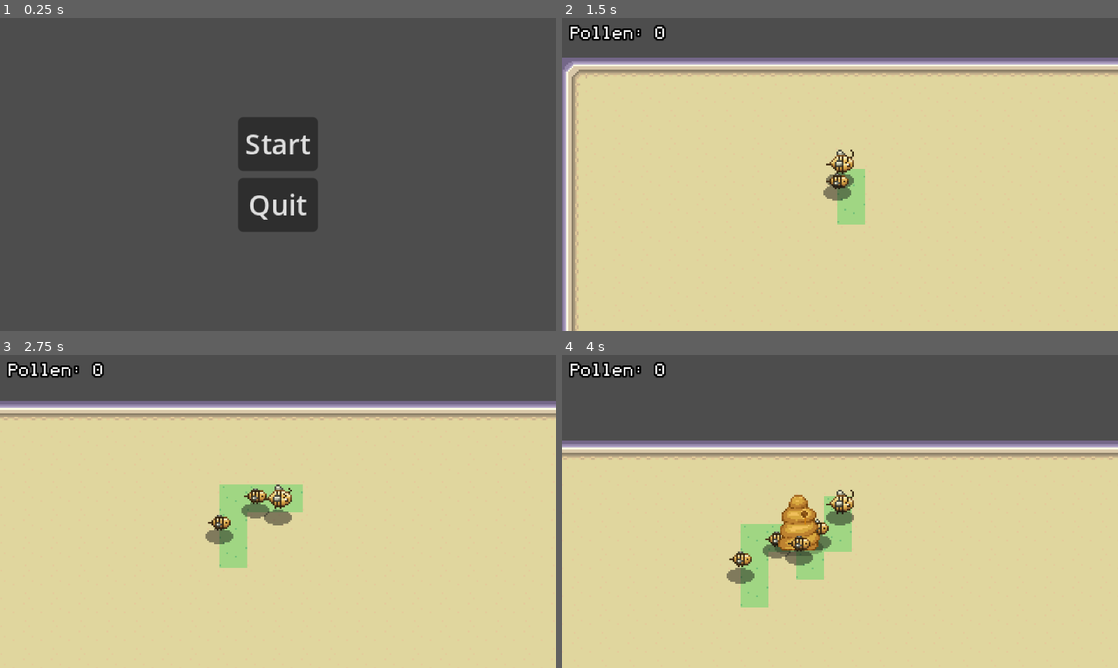
Above: before the commit, frames 1-4 (two rows, left to right).
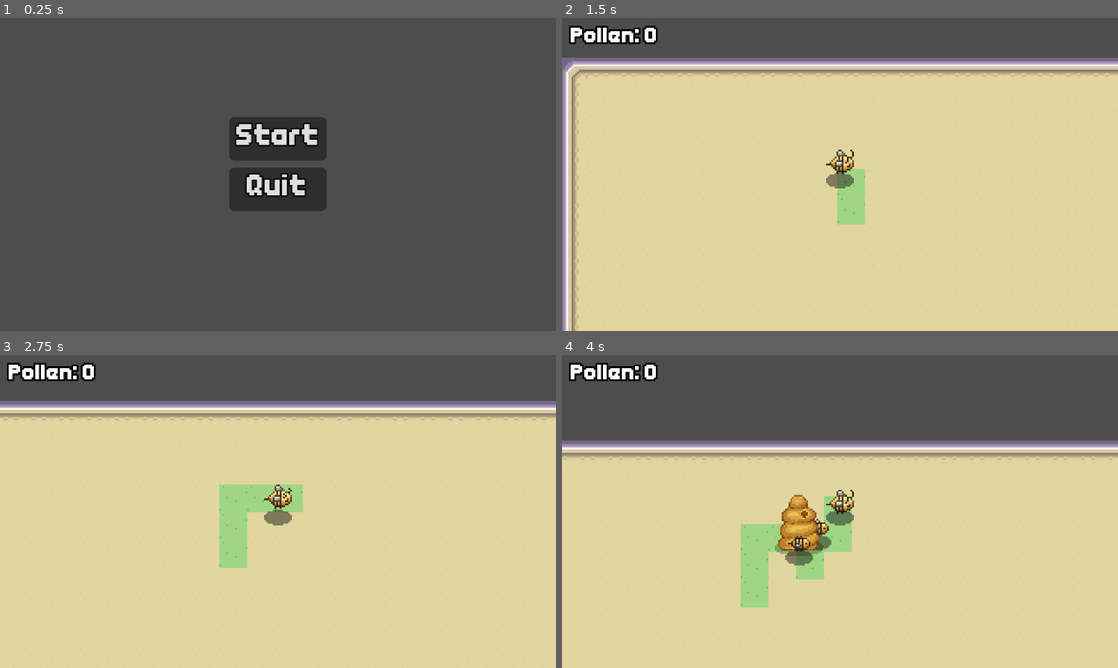
Above: after the commit, the same moments.

Repository: takanazwa5/HelloGameJam2025
Game: Godot game, scene res://scenes/main/main.tscn
Two runs of this game, one before a commit and one after it. Both use one fixed random seed, a clock stepped at 60 frames per second and the inputs below.
Inputs (mouse positions are in pixels of both pictures, inside the frame that each line leads up to):
- Up to frame 1 (0.25 s): no input
- Up to frame 2 (1.5 s): click "Start" at 0.5 s; move the mouse to (962, 158) at 1.27 s; hold 1 (SpawnBee) from 1.28 s (still down)
- Up to frame 3 (2.75 s): move the mouse to (166, 527) at 2.02 s; release 1 (SpawnBee) at 2.03 s; tap 1 (SpawnBee) at 2.1 s
- Up to frame 4 (4 s): move the mouse to (895, 442) at 2.77 s; hold 2 (SpawnBeeHive) 2.78-3.53 s; tap 1 (SpawnBee) at 3.05, 3.6 s; move the mouse to (812, 574) at 3.52 s

The runs differ from the first frame. In frame 1, 4.0% of the frame differs, in the area x 41-59%, y 31-69%; in frame 2, 1.0%; in frame 3, 1.4%; in frame 4, 1.3%.
Error before the commit: Invalid access to property or key 'position' on a base object of type 'Nil'. (res://features/Bee/worker_bee.gd:31)

Commit message:
Updated fonts and player error

Diff:
--- /dev/null
+++ b/features/game_user_interface/text_theme.tres
@@ -0,0 +1,3 @@
+[gd_resource type="Theme" format=3 uid="uid://cm37o3adj8ofv"]
+
+[resource]
--- a/features/game_user_interface/user_interface.tscn
+++ b/features/game_user_interface/user_interface.tscn
@@ -1,10 +1,11 @@
 [gd_scene load_steps=4 format=3 uid="uid://dew7m6ikx6mwt"]
 
-[ext_resource type="Script" uid="uid://xix6b1ncpie3" path="res://features/game_user_interface/user_interface.gd" id="1_s88id"]
-[ext_resource type="FontFile" uid="uid://c2x327cv7voqq" path="res://Fonts/Pixel (47)/Coder's Crux.otf" id="2_eg8ul"]
+[ext_resource type="Script" path="res://features/game_user_interface/user_interface.gd" id="1_s88id"]
+[ext_resource type="FontFile" uid="uid://f5d8tjls3c6w" path="res://Fonts/Pixel (47)/Endless Boss Battle.ttf" id="2_eg8ul"]
 
 [sub_resource type="LabelSettings" id="LabelSettings_pw3wt"]
 font = ExtResource("2_eg8ul")
+font_size = 12
 outline_size = 4
 outline_color = Color(0, 0, 0, 1)
 
@@ -30,5 +31,6 @@
 unique_name_in_owner = true
 layout_mode = 2
 size_flags_vertical = 1
+theme_override_fonts/font = ExtResource("2_eg8ul")
 text = "Pollen:"
 label_settings = SubResource("LabelSettings_pw3wt")
--- a/features/main_menu/main_menu.tscn
+++ b/features/main_menu/main_menu.tscn
@@ -1,6 +1,7 @@
-[gd_scene load_steps=2 format=3 uid="uid://bubjpywovpeuc"]
+[gd_scene load_steps=3 format=3 uid="uid://bubjpywovpeuc"]
 
 [ext_resource type="Script" uid="uid://c7g3yr0yusxps" path="res://features/main_menu/main_menu.gd" id="1_nya6c"]
+[ext_resource type="FontFile" uid="uid://f5d8tjls3c6w" path="res://Fonts/Pixel (47)/Endless Boss Battle.ttf" id="2_tchvw"]
 
 [node name="MainMenu" type="Control"]
 layout_mode = 3
@@ -28,9 +29,13 @@
 [node name="StartButton" type="Button" parent="VBoxContainer"]
 unique_name_in_owner = true
 layout_mode = 2
+theme_override_constants/outline_size = 3
+theme_override_fonts/font = ExtResource("2_tchvw")
 text = "Start"
 
 [node name="QuitButton" type="Button" parent="VBoxContainer"]
 unique_name_in_owner = true
 layout_mode = 2
+theme_override_constants/outline_size = 3
+theme_override_fonts/font = ExtResource("2_tchvw")
 text = "Quit"
--- a/features/player/player.gd
+++ b/features/player/player.gd
@@ -3,9 +3,6 @@
 
 const MAX_SPEED: float = 50.0
 const ACCELERATION: float = 1.0
-
-
-
 
 var pollen: int = 100:
 	set(value):
--- a/scenes/game/game.gd
+++ b/scenes/game/game.gd
@@ -17,7 +17,7 @@
 
 
 func _unhandled_input(event: InputEvent) -> void:
-	if event.is_action_pressed(&"SpawnBee"):
+	if event.is_action_pressed(&"SpawnBee") && hives.size() > 0:
 		var new_bee = BEE.instantiate()
 		add_child(new_bee)
 		new_bee.position = player.position
